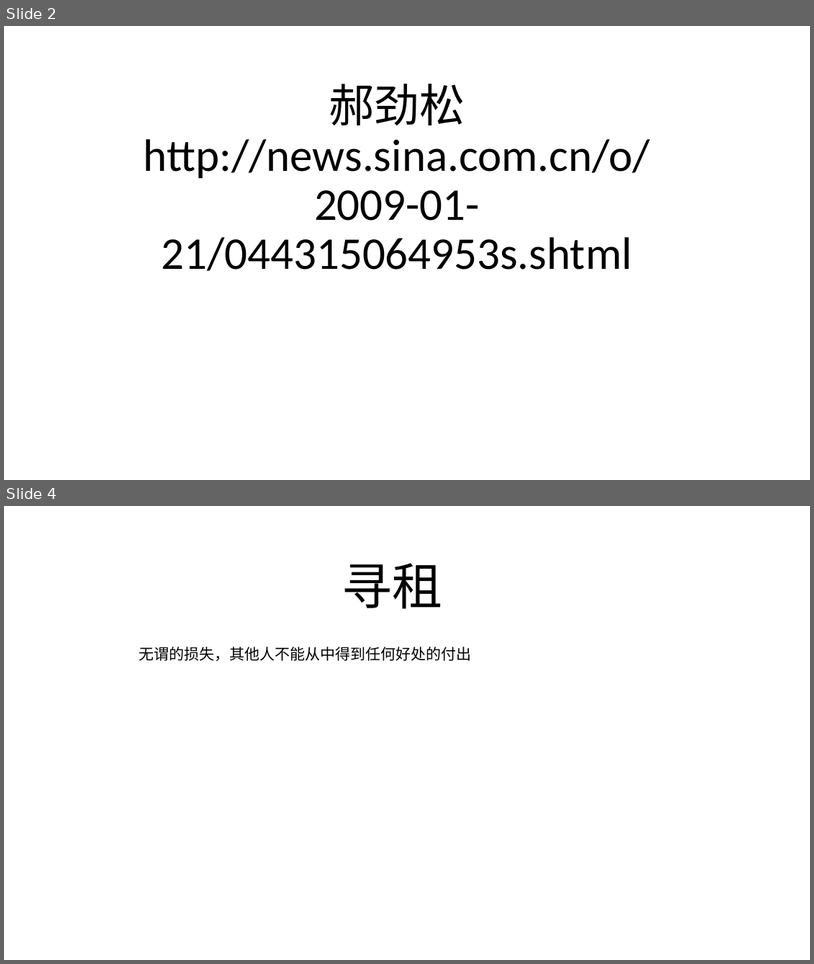
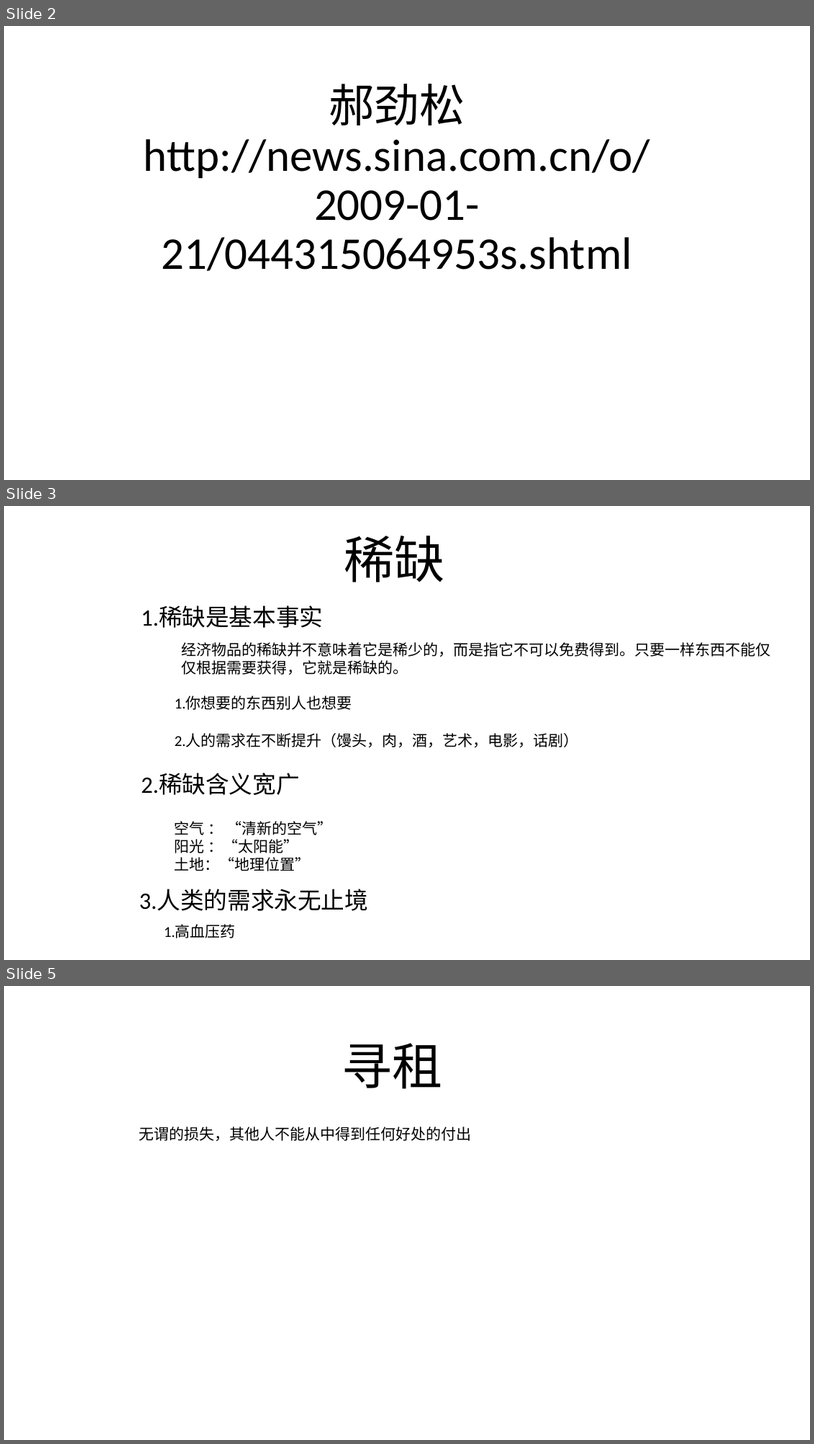
Before and after one commit to FredJiangFei/MyDocuments, a slide deck: 火车票/火车票.pptx. Shown one above the other, each under a label of ours: slides 2 and 4 before the commit, slides 2, 3 and 5 after it; the slides between them are not shown. The pictures are 814x964 and 814x1444 pixels, drawn with LibreOffice and Linux fonts; fonts in the diff are those of the drawing. Boxes give left, top, right and bottom in pixels: in the first picture for what was removed or moved away, otherwise in the second. Text is boxed around its words. In the diff, an @@ line names an element or a change of style, - is before the commit and + after.

```diff
--- a/火车票/火车票.pptx
+++ b/火车票/火车票.pptx
@@ slide 3 added at bbox=[4, 506, 810, 960], background #FFFFFF @@
@@ title added at bbox=[344, 536, 445, 582], 60 pt, text #000000 @@
+稀缺
@@ text added at bbox=[141, 606, 323, 628], 28 pt, text #000000 @@
+1.稀缺是基本事实
@@ text added at bbox=[182, 642, 772, 674], 18 pt, text #000000 @@
+经济物品的稀缺并不意味着它是稀少的，而是指它不可以免费得到。只要一样东西不能仅仅根据需要获得，它就是稀缺的。
@@ text added at bbox=[175, 695, 352, 710], 18 pt, text #000000 @@
+1.你想要的东西别人也想要
@@ text added at bbox=[175, 733, 579, 747], 18 pt, text #000000 @@
+2.人的需求在不断提升（馒头，肉，酒，艺术，电影，话剧）
@@ text added at bbox=[141, 774, 300, 795], 28 pt, text #000000 @@
+2.稀缺含义宽广
@@ text added at bbox=[175, 821, 332, 871], 18 pt, text #000000 @@
+空气 ： “清新的空气”
+阳光 ：“太阳能”
+土地：“地理位置”
@@ text added at bbox=[139, 889, 368, 911], 28 pt, text #000000 @@
+3.人类的需求永无止境
@@ text added at bbox=[164, 924, 236, 938], 18 pt, text #000000 @@
+1.高血压药
@@ what was slide 4 is now slide 5 @@
```
Also in this commit, not shown: 4 slides changed, 7 other slides added, 1 slide removed, 2 other files.
